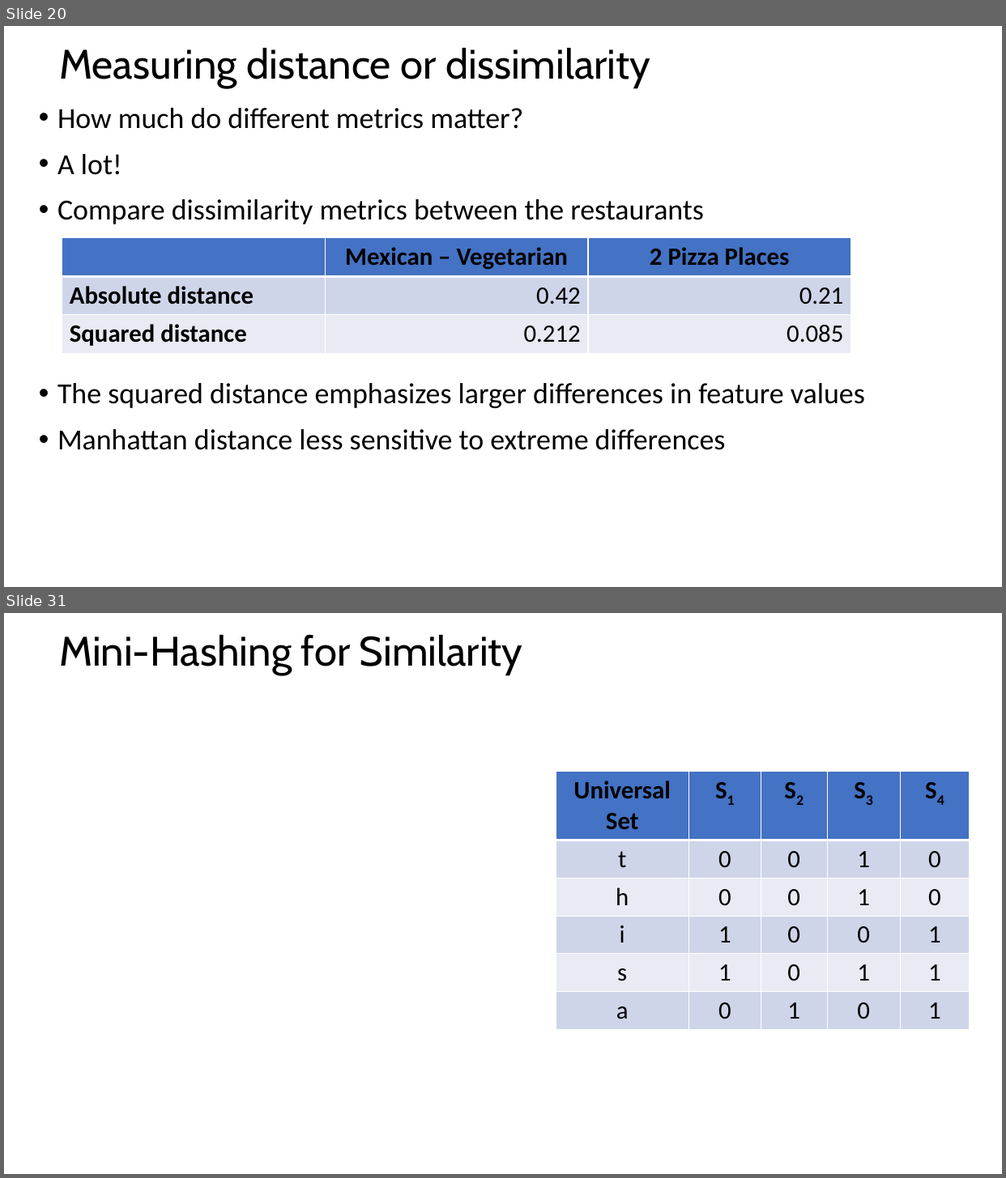
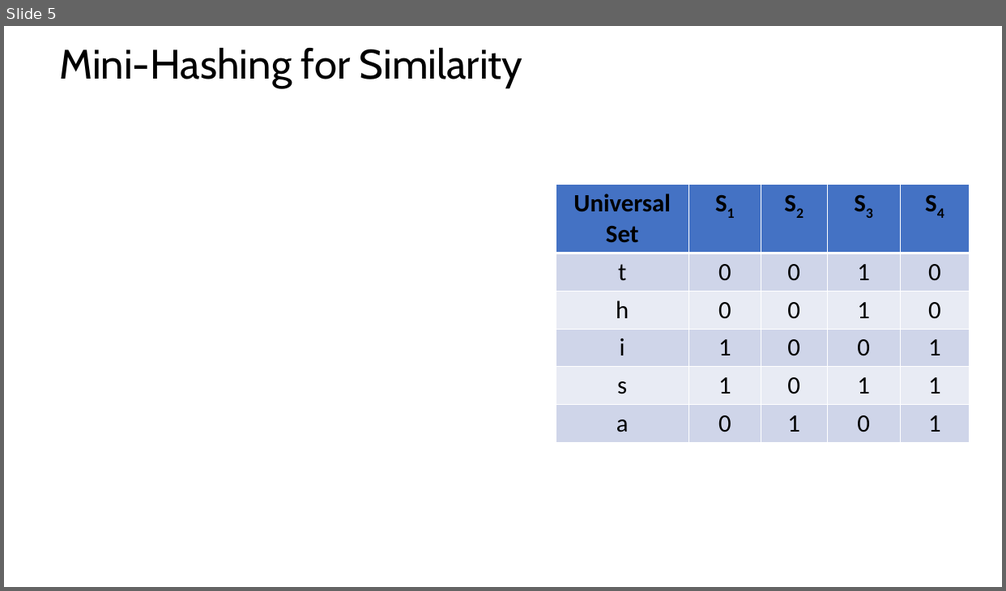
Before and after one commit to StephenElston/CSCI-E-108, a slide deck: slides/4_DistanceAndSimilarityMeasures_Part2.pptx. Shown one above the other, each under a label of ours: slides 20 and 31 before the commit, slide 5 after it; the slides between them are not shown. The pictures are 1006x1178 and 1006x591 pixels, drawn with LibreOffice and Linux fonts; fonts in the diff are those of the drawing; grey boxes stand for pictures. Boxes give left, top, right and bottom in pixels: in the first picture for what was removed or moved away, otherwise in the second. Text is boxed around its words. In the diff, an @@ line names an element or a change of style, - is before the commit and + after.

Commit message:
Corrected errors in tables on slides

```diff
--- a/slides/4_DistanceAndSimilarityMeasures_Part2.pptx
+++ b/slides/4_DistanceAndSimilarityMeasures_Part2.pptx
@@ slide 20 removed at [4, 26, 1002, 587], background #FFFFFF @@
@@ title removed at [59, 48, 650, 88] @@
-Measuring distance or dissimilarity
@@ text removed at [57, 108, 865, 450] @@
-• How much do different metrics matter?
-• A lot!
-• Compare dissimilarity metrics between the restaurants
-• The squared distance emphasizes larger differences in feature values
-• Manhattan distance less sensitive to extreme differences
@@ table removed at [62, 238, 850, 354], 3 rows, 3 columns @@
- | Mexican – Vegetarian | 2 Pizza Places
-Absolute distance | 0.42 | 0.21
-Squared distance | 0.212 | 0.085
@@ what was slide 31 is now slide 5 @@
```
Also in this commit, not shown: 13 slides changed, 1 slide added, 25 other slides removed, 1 other file.
